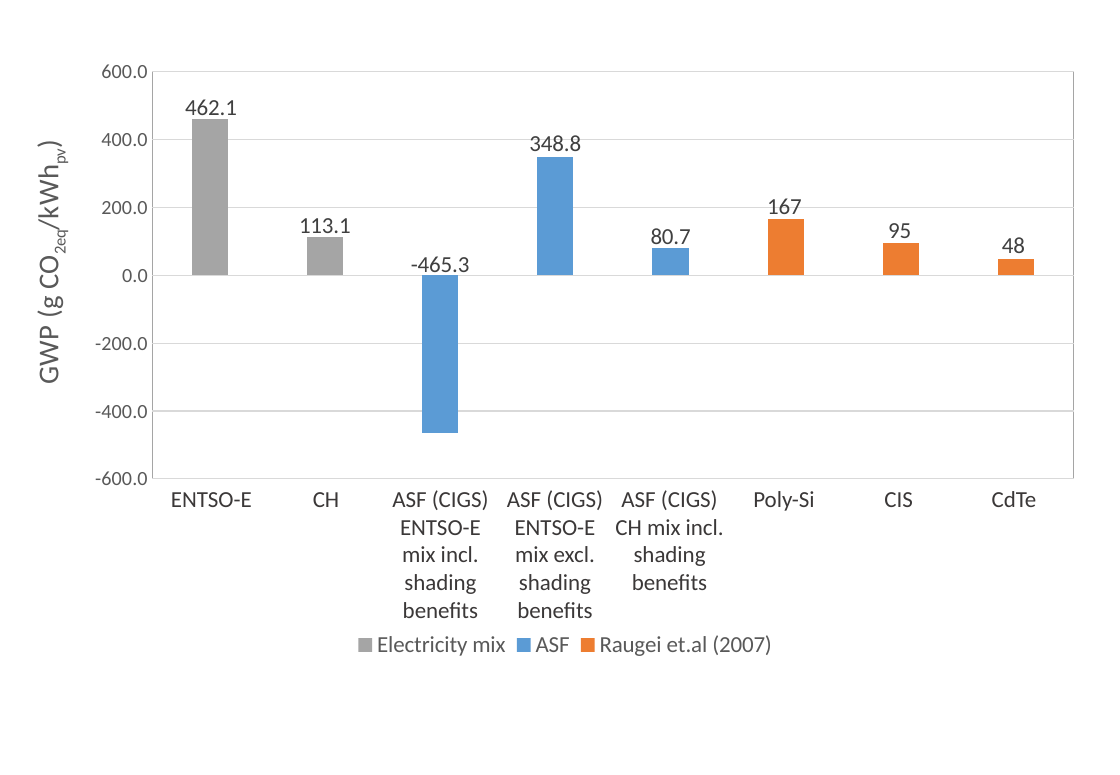
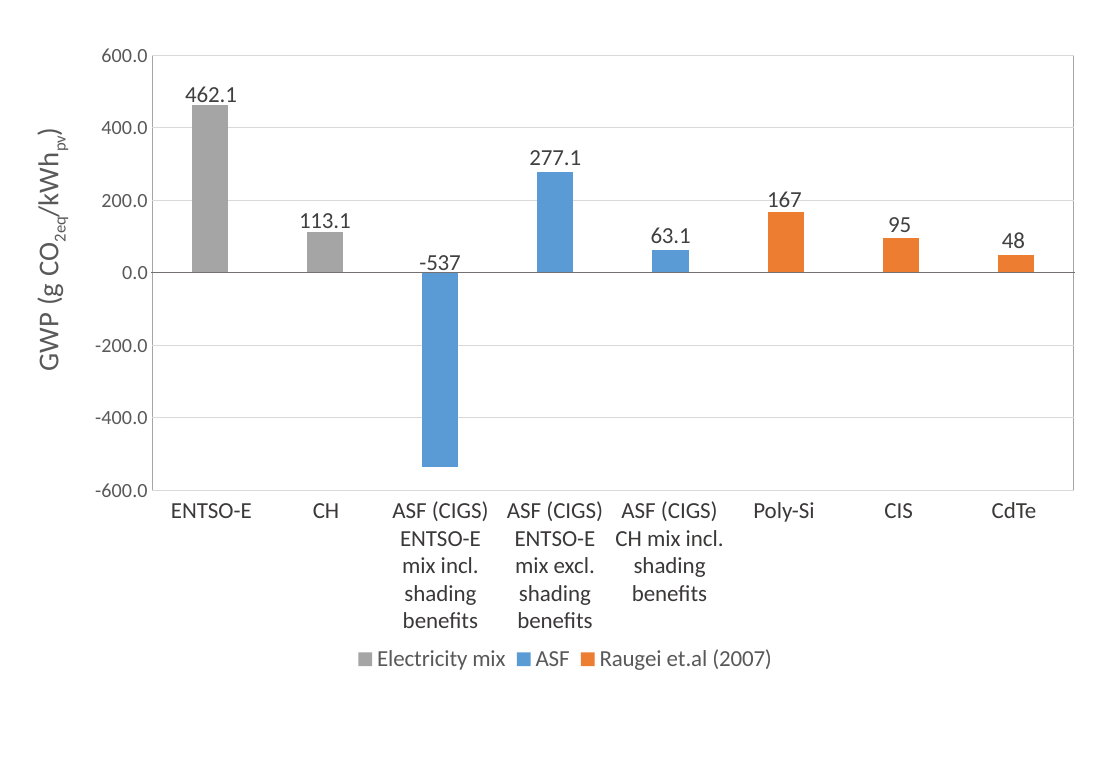
Before and after one commit to architecture-building-systems/LCA_Paper, a slide deck: slide 17 of elsarticle/Images/Thesis charts.pptx. Drawn at 1120x775 pixels with LibreOffice and Linux fonts; fonts in the diff are those of the drawing. Boxes give left, top, right and bottom in pixels: in the first picture for what was removed or moved away, otherwise in the second. Text is boxed around its words. In the diff, an @@ line names an element or a change of style, - is before the commit and + after.

```diff
--- a/elsarticle/Images/Thesis charts.pptx
+++ b/elsarticle/Images/Thesis charts.pptx
@@ column stacked chart at [25,38,1094,682] @@
@@ ASF, 3: -465.3 to -537 @@
@@ ASF, 4: 348.8 to 277.1 @@
@@ ASF, 5: 80.7 to 63.1 @@
@@ plot area changed @@
@@ column stacked chart: place and size @@
-column stacked chart at [25,56,1094,666]
+column stacked chart at [25,38,1094,682]
@@ line added from (151, 272) to (1076, 272), #767171 0.5 pt @@
@@ 8 texts: place and size @@
-8 texts at [171,490,1037,618]
+8 texts at [171,501,1037,628]
```
Also in this commit, not shown: 2 other slides changed, 4 other files.
